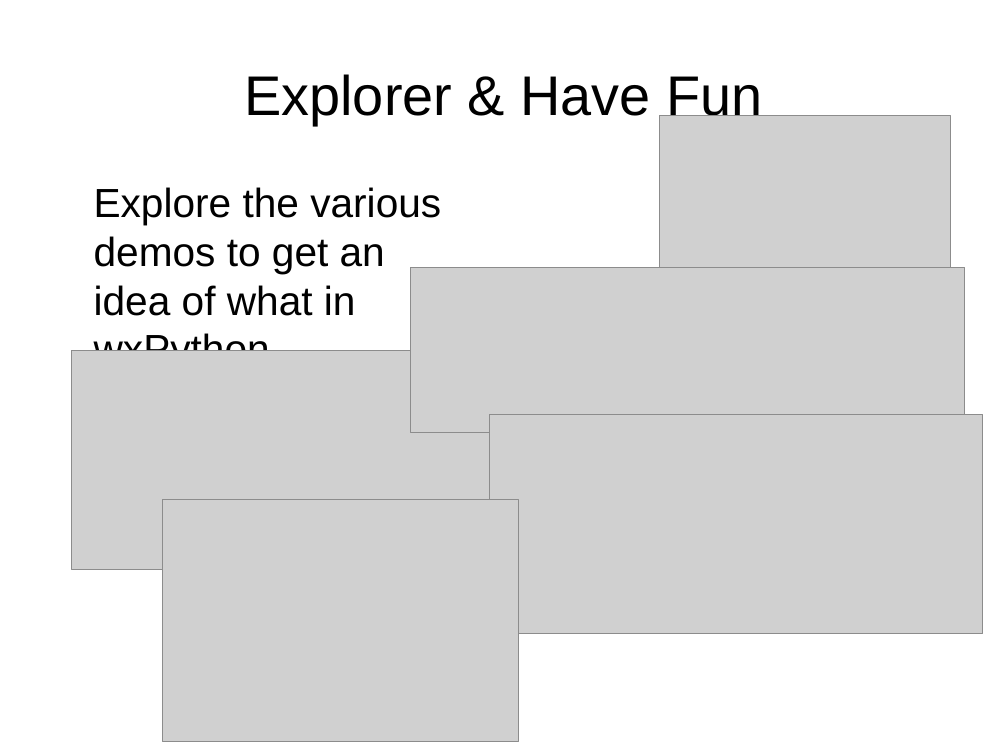
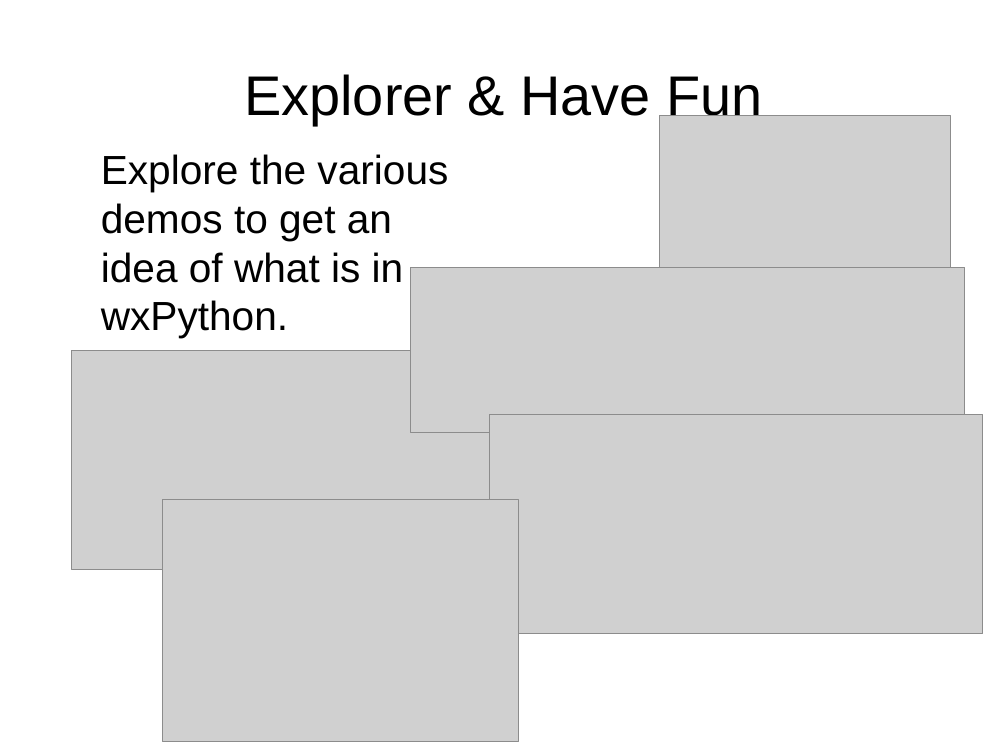
Before and after one commit to GadgetSteve/wxPython-Intro, a slide deck: slide 17 of 01-IntroInstall.odp (slide 16 before the commit). Drawn at 1008x756 pixels with LibreOffice and Linux fonts; fonts in the diff are those of the drawing; grey boxes stand for pictures. Boxes give left, top, right and bottom in pixels: in the first picture for what was removed or moved away, otherwise in the second. Text is boxed around its words. In the diff, an @@ line names an element or a change of style, - is before the commit and + after.

```diff
--- a/01-IntroInstall.odp
+++ b/01-IntroInstall.odp
@@ text at (101, 154, 448, 338): text changed @@
-Explore the various demos to get an idea of what in wxPython.
+Explore the various demos to get an idea of what is in wxPython.
```
Also in this commit, not shown: 3 other slides changed, 1 slide added.
